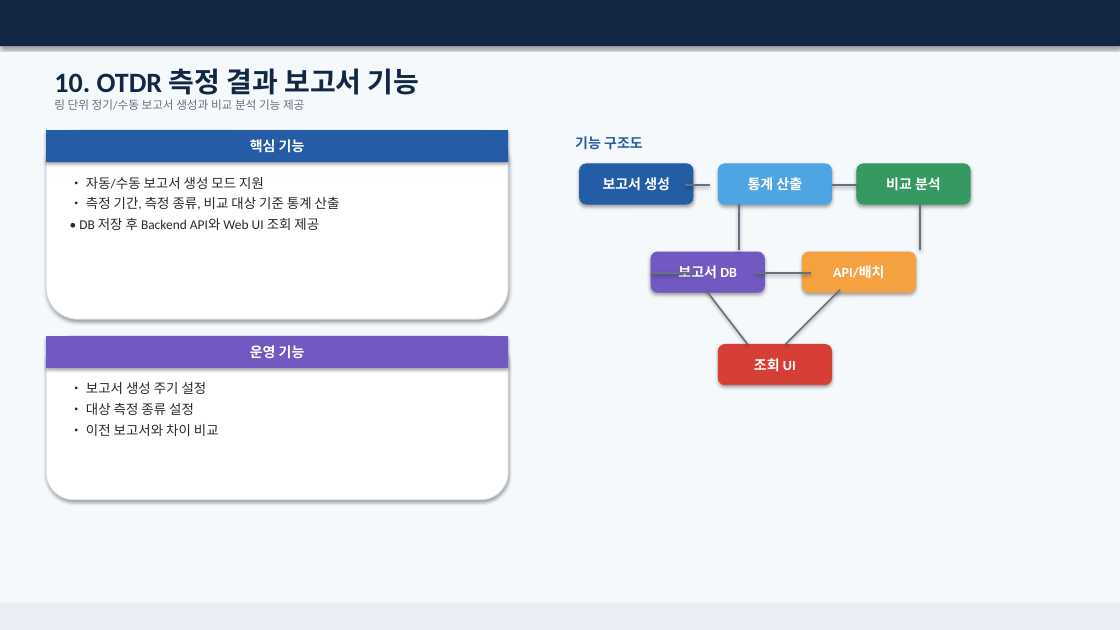
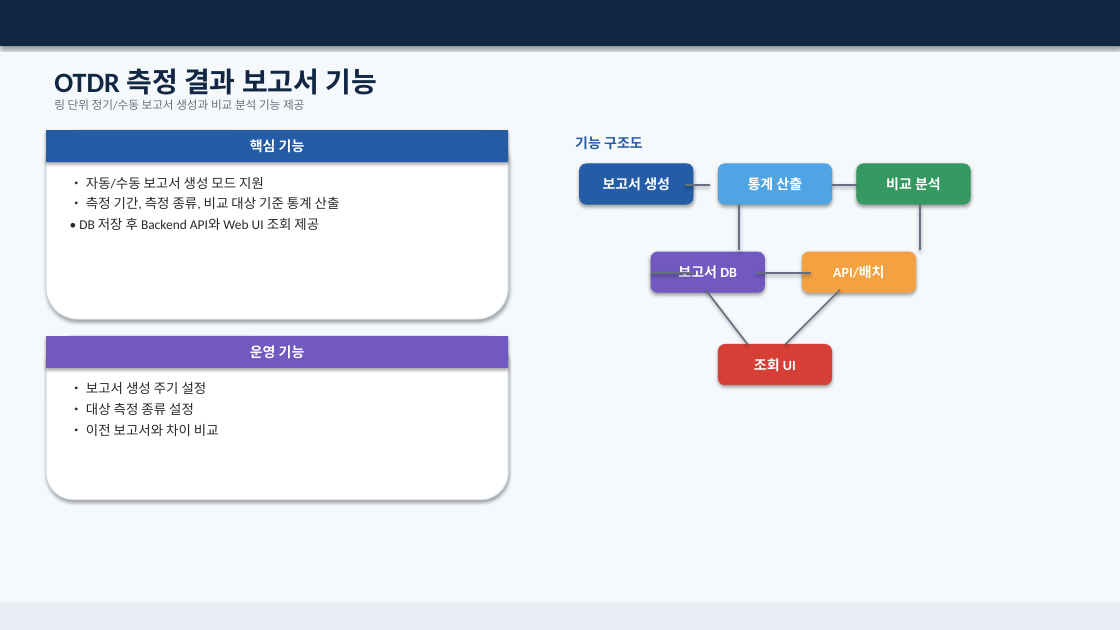
Before and after one commit to gmncreat/project-plan, a slide deck: slide 10 of output/SKT_OTDR_선로품질관리시스템_고도화_개발계획서_최종.pptx. Drawn at 1120x630 pixels with LibreOffice and Linux fonts; fonts in the diff are those of the drawing. Boxes give left, top, right and bottom in pixels: in the first picture for what was removed or moved away, otherwise in the second. Text is boxed around its words. In the diff, an @@ line names an element or a change of style, - is before the commit and + after.

```diff
--- a/output/SKT_OTDR_선로품질관리시스템_고도화_개발계획서_최종.pptx
+++ b/output/SKT_OTDR_선로품질관리시스템_고도화_개발계획서_최종.pptx
@@ text at box(54, 68, 378, 100): text changed @@
-10. OTDR 측정 결과 보고서 기능
+OTDR 측정 결과 보고서 기능
```
Also in this commit, not shown: 10 other slides changed, 1 other file.
